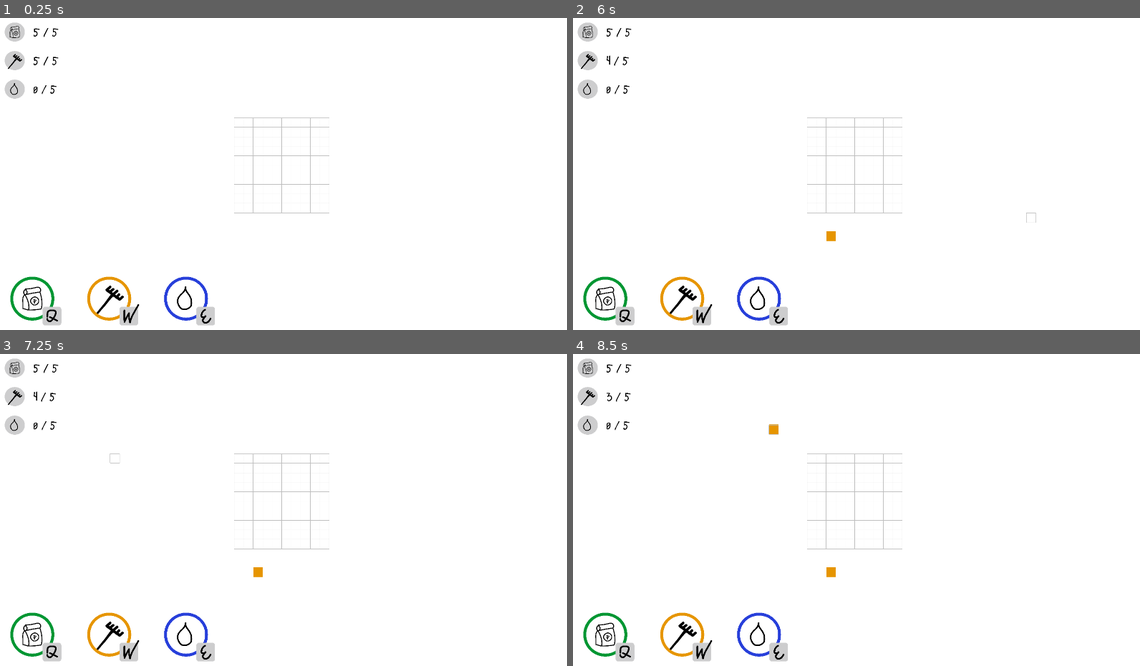
Above: before the commit, frames 1-4 (two rows, left to right).
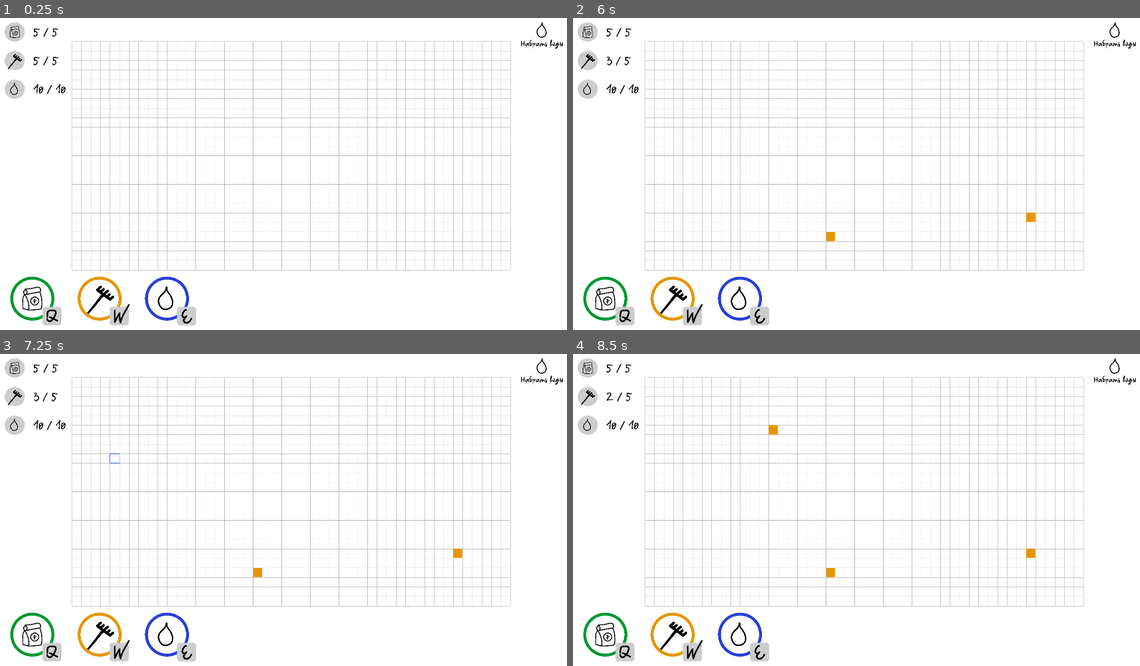
Above: after the commit, the same moments.

Repository: romaiy/gamedev-homework
Game: Godot game, scene res://scenes/main/main.tscn
Same seed, same stepped clock (60 frames per second), same inputs: the game is played once before the commit and once after it.
Inputs (mouse positions are in pixels of both pictures, inside the frame that each line leads up to):
- Up to frame 1 (0.25 s): no input
- Up to frame 2 (6 s): click (1117, 30) at 0.5 s, where only the run after the commit has a clickable "Набрать воды"; click (1117, 30) at 1.25 s, where only the run after the commit has a clickable "Набрать воды"; click (1117, 30) at 2 s, where only the run after the commit has a clickable "Набрать воды"; tap Enter at 2.75, 4.25, 5.75 s; move the mouse to (981, 158) at 2.77 s; press the mouse at (981, 158) at 2.78 s; tap Q (plant) at 3.05, 3.6 s; tap Space at 3.5, 5 s; move the mouse to (743, 189) at 3.52 s; release the mouse at (743, 189) at 3.53 s; tap E (water) at 3.8 s; move the mouse to (913, 102) at 4.27 s; hold E (water) 4.28-5.03 s; tap W (weed) at 4.55, 5.1 s; move the mouse to (828, 236) at 5.02 s; click (828, 236) at 5.3 s; move the mouse to (1026, 220) at 5.77 s; press the mouse at (1026, 220) at 5.78 s
- Up to frame 3 (7.25 s): tap Q (plant) at 6.05, 6.6 s; tap Space at 6.5 s; move the mouse to (107, 460) at 6.52 s; release the mouse at (107, 460) at 6.53 s; tap E (water) at 6.8 s
- Up to frame 4 (8.5 s): move the mouse to (884, 510) at 7.27 s; hold E (water) 7.28-8.03 s; tap W (weed) at 7.55, 8.1 s; move the mouse to (771, 428) at 8.02 s; click (771, 428) at 8.3 s

The runs differ from the first frame. In frame 1, 6.3% of the frame differs, in the area x 5-100%, y 1-99%; in frame 2, 6.4%; in frame 3, 6.4%; in frame 4, 6.5%.

Commit message:
feat: added harves function

Diff:
--- a/scenes/farm/farm.gd
+++ b/scenes/farm/farm.gd
@@ -7,6 +7,7 @@
 var watered_beds = []
 
 signal action_is_done
+signal get_harves
 
 var active_cell_points = null
 
@@ -20,27 +21,29 @@
 	if (weeded_beds.size() or plants_beds.size() or watered_beds.size()):
 		for vector in weeded_beds:
 			draw_rect(
-			Rect2(vector, Main.cell_size),
+			Rect2(vector + Vector2(0, 2), Main.correction_cell_size),
 			Main.action_colors.weed)
 		#for vector in watered_beds:
 			#draw_rect(
 			#Rect2(vector, Main.cell_size),
 			#Main.action_colors.water)
 
-func add_active_cell(cell:Vector2):
+func add_active_cell(cell:Vector2, charges):
 	active_cell_points = Main.cell2pixel(cell)
 
 	match Main.current_action:
-		'plant': add_plant()
-		'weed': add_weed()
-		'water': add_water()
+		'plant': add_plant(charges)
+		'weed': add_weed(charges)
+		'water': add_water(charges)
 
 	queue_redraw()
 
-func add_plant():
+func add_plant(charges):
 	var plants_coords = plants_beds.map(func(plant): return plant.coords)
 
-	if (!plants_coords.has(active_cell_points) and weeded_beds.has(active_cell_points)):
+	if (!plants_coords.has(active_cell_points) and
+		weeded_beds.has(active_cell_points) and
+		charges != 0):
 		var id = IdGenerator.generate_id()
 		var plant = plant_class.new(id, active_cell_points.x, active_cell_points.y)
 
@@ -50,15 +53,38 @@
 
 		action_is_done.emit('plant')
 
-func add_weed():
-	if (!weeded_beds.has(active_cell_points)):
+	elif(plants_coords.has(active_cell_points)):
+		var index = plants_coords.find(active_cell_points)
+		handle_harvest(index)
+
+func handle_harvest(plant_index):
+	var plant = plants_beds[plant_index].plant
+
+	var cycles = plant.get_cycles()
+	var coords = plant.get_coords()
+
+	var weed_index = weeded_beds.find(coords)
+
+	if cycles.total == cycles.current:
+		plant.harvest()
+
+		plants_beds.pop_at(plant_index)
+		weeded_beds.pop_at(weed_index)
+
+		get_harves.emit(2)
+
+
+func add_weed(charges):
+	if (!weeded_beds.has(active_cell_points) and charges != 0):
 		weeded_beds.append(active_cell_points)
 		action_is_done.emit('weed')
 
-func add_water():
+func add_water(charges):
 	var plants_coords = plants_beds.map(func(plant): return plant.coords)
 
-	if (plants_coords.has(active_cell_points)):
+	if (plants_coords.has(active_cell_points) and charges != 0):
 		var index = plants_coords.find(active_cell_points)
 		plants_beds[index].plant.water()
-	action_is_done.emit('water')
+		action_is_done.emit('water')
+	elif charges != 0:
+		action_is_done.emit('water')
--- a/scenes/hud/hud.gd
+++ b/scenes/hud/hud.gd
@@ -1,6 +1,6 @@
 extends CanvasLayer
 
-
+signal get_water
 # Called when the node enters the scene tree for the first time.
 func _ready():
 	 # Replace with function body.
@@ -10,11 +10,15 @@
 func _process(_delta):
 	pass
 
-func update_charges(chargesType: String, charges):
+func update_charges(chargesType: String, charges, max_charges):
 	var node_path = "Header/" + chargesType + "/ChargesCount"
 	var charges_label = get_node(node_path)
-	charges_label.text = str(charges, ' / ', 5)
+	charges_label.text = str(charges, ' / ', max_charges)
 
 
-func _on_user_change_hud(chargesType: String, charges):
-	update_charges(chargesType, charges)
+func _on_user_change_hud(chargesType: String, charges, max_charges):
+	update_charges(chargesType, charges, max_charges)
+
+
+func _on_texture_button_pressed():
+	get_water.emit()
--- a/scenes/hud/hud.tscn
+++ b/scenes/hud/hud.tscn
@@ -9,6 +9,7 @@
 [ext_resource type="FontFile" uid="uid://yyihm3blh2ec" path="res://assets/fonts/Kurochkalapkoi.ttf" id="3_ha6ov"]
 [ext_resource type="Texture2D" uid="uid://c700bvk6xe2rw" path="res://assets/icons/small-weed.png" id="3_yy330"]
 [ext_resource type="Texture2D" uid="uid://dfmi1yb5lnd6c" path="res://assets/icons/small-water.png" id="4_2dq35"]
+[ext_resource type="Texture2D" uid="uid://blmsdl26rhi0c" path="res://assets/icons/get-water.png" id="10_avsf4"]
 
 [node name="Hud" type="CanvasLayer"]
 script = ExtResource("1_wvdvv")
@@ -119,7 +120,7 @@
 vertical_alignment = 1
 
 [node name="weed" type="Node2D" parent="Footer"]
-position = Vector2(258, 2.08165e-12)
+position = Vector2(226, 2.08165e-12)
 scale = Vector2(0.2, 0.2)
 
 [node name="sprite" type="Sprite2D" parent="Footer/weed"]
@@ -153,7 +154,7 @@
 vertical_alignment = 1
 
 [node name="water" type="Node2D" parent="Footer"]
-position = Vector2(516, 2.08165e-12)
+position = Vector2(452, 2.08165e-12)
 scale = Vector2(0.2, 0.2)
 
 [node name="sprite" type="Sprite2D" parent="Footer/water"]
@@ -185,3 +186,35 @@
 text = "E"
 horizontal_alignment = 1
 vertical_alignment = 1
+
+[node name="Aside" type="Control" parent="."]
+layout_mode = 3
+anchors_preset = 1
+anchor_left = 1.0
+anchor_right = 1.0
+offset_left = -40.0
+offset_bottom = 40.0
+grow_horizontal = 0
+
+[node name="Node2D" type="Node2D" parent="Aside"]
+position = Vector2(-95.7367, -10.5135)
+scale = Vector2(0.13, 0.13)
+
+[node name="TextureButton" type="TextureButton" parent="Aside/Node2D"]
+offset_left = -146.949
+offset_top = -14.4066
+offset_right = 933.051
+offset_bottom = 1065.59
+texture_normal = ExtResource("10_avsf4")
+
+[node name="Label" type="Label" parent="Aside/Node2D/TextureButton"]
+offset_left = -11.5255
+offset_top = 703.052
+offset_right = 1728.47
+offset_bottom = 1183.05
+theme_override_colors/font_color = Color(0, 0, 0, 1)
+theme_override_fonts/font = ExtResource("3_ha6ov")
+theme_override_font_sizes/font_size = 250
+text = "Набрать воды"
+
+[connection signal="pressed" from="Aside/Node2D/TextureButton" to="." method="_on_texture_button_pressed"]
--- a/scenes/main/main.gd
+++ b/scenes/main/main.gd
@@ -1,14 +1,16 @@
 extends Node2D
 
-const grid_size = Vector2(320, 320)
+const grid_size = Vector2(1472, 768)
 const cell_size = Vector2(32, 32)
 
-const srv = Vector2(Main.cell_size.x, 0) # screen-right-vector
-const sdv = Vector2(0, Main.cell_size.y)
+const correction_cell_size = cell_size - Vector2(2, 2)
+
+const srv = Vector2(cell_size.x, 0) # screen-right-vector
+const sdv = Vector2(0, cell_size.y)
 
 const cell_amount = Vector2(grid_size.x / cell_size.x, grid_size.y / cell_size.y)
 
-const grid_offset = Vector2(800, 352)
+const grid_offset = Vector2(256, 96)
 
 const action_colors = {
 	'plant': '#009632',
--- a/scenes/main/main.tscn
+++ b/scenes/main/main.tscn
@@ -21,3 +21,5 @@
 [connection signal="user_action_change" from="user" to="grid" method="_on_user_user_action_change"]
 [connection signal="user_clicked" from="user" to="farm" method="add_active_cell"]
 [connection signal="action_is_done" from="farm" to="user" method="_on_farm_action_is_done"]
+[connection signal="get_harves" from="farm" to="user" method="_on_farm_get_harves"]
+[connection signal="get_water" from="Hud" to="user" method="_on_hud_get_water"]
--- a/scenes/plant/plant.gd
+++ b/scenes/plant/plant.gd
@@ -12,6 +12,7 @@
 var current_cycle: int = 0
 var growth_timer: Timer
 var id: int
+var is_harvest: bool
 
 # Конструктор
 func _init(
@@ -22,6 +23,7 @@
 	self.pos_y = pos_y
 	self.growth_cycle_duration = growth_cycle_duration
 	self.total_cycles = total_cycles
+	self.is_harvest = false
 
 	# Создание таймера
 	growth_timer = Timer.new()
@@ -36,8 +38,8 @@
 
 func _draw() -> void:
 	draw_rect(
-		Rect2(Vector2(self.pos_x, self.pos_y), Main.cell_size),
-		Main.growth_cycle_colors[current_cycle]
+		Rect2(Vector2(self.pos_x, self.pos_y) + Vector2(0, 2), Main.correction_cell_size),
+		'#fff' if self.is_harvest else Main.growth_cycle_colors[current_cycle]
 	)
 
 # Обработчик таймера
@@ -60,5 +62,12 @@
 	else:
 		print("Plant does not need more water")
 
+func harvest():
+	self.is_harvest = true
+	queue_redraw()
+
 func get_cycles():
 	return {'current': current_cycle, 'total': self.total_cycles}
+
+func  get_coords():
+	return Vector2(self.pos_x, self.pos_y)
--- a/scenes/user/user.gd
+++ b/scenes/user/user.gd
@@ -12,9 +12,13 @@
 var max_plant_charges = 5
 var current_plant_charges = max_plant_charges
 
+var max_water_charges = 10
+var current_water_charges = max_water_charges
+
 func _ready():
-	change_hud.emit('weed', current_weed_charges)
-	change_hud.emit('plant', current_plant_charges)
+	change_hud.emit('weed', current_weed_charges, max_weed_charges)
+	change_hud.emit('plant', current_plant_charges, max_plant_charges)
+	change_hud.emit('water', current_water_charges, max_water_charges)
 
 func _process(_delta):
 	if Input.is_action_pressed("plant"):
@@ -35,37 +39,52 @@
 
 	elif Input.is_action_pressed("left_mouse_down"):
 		if "position" in event:
-			handleButtonClick(event.position)
+			handle_button_click(event.position)
 
-func handleButtonClick(pos: Vector2):
+func handle_button_click(pos: Vector2):
 	var x = floor(pos.x/Main.cell_size.x)
 	var y = floor(pos.y/Main.cell_size.y)
 
 	match Main.current_action:
-		'plant': handlePlant(Vector2(x, y))
-		'weed': handleWeed(Vector2(x, y))
-		'water': handleWater(Vector2(x, y))
+		'plant': handle_plant(Vector2(x, y))
+		'weed': handle_weed(Vector2(x, y))
+		'water': handle_water(Vector2(x, y))
 
-func handlePlant(pos: Vector2):
-	if current_plant_charges == 0: return
-	user_clicked.emit(pos)
+func handle_plant(pos: Vector2):
+	user_clicked.emit(pos, current_plant_charges)
 
-func handleWeed(pos: Vector2):
-	if current_weed_charges == 0: return
-	user_clicked.emit(pos)
+func handle_weed(pos: Vector2):
+	user_clicked.emit(pos, current_weed_charges)
 
-func handleWater(pos: Vector2):
-	user_clicked.emit(pos)
+func handle_water(pos: Vector2):
+	user_clicked.emit(pos, current_water_charges)
 
-func weed_charge_change():
-	current_weed_charges -= 1
-	# $WeedRechargeTimer.start()
-	change_hud.emit('weed', current_weed_charges)
+func weed_charge_change(current_charges):
+	if (current_charges > 0):
+		max_weed_charges += 1
 
-func plant_charge_change():
-	current_plant_charges -= 1
-	# $WeedRechargeTimer.start()
-	change_hud.emit('plant', current_plant_charges)
+	if (current_weed_charges + current_charges > max_weed_charges):
+		current_weed_charges += max_weed_charges - current_weed_charges
+	else:
+		current_weed_charges += current_charges
+
+	change_hud.emit('weed', current_weed_charges, max_weed_charges)
+
+func plant_charge_change(current_charges):
+	if (current_charges > 0):
+		max_plant_charges += 1
+
+	if (current_plant_charges + current_charges > max_plant_charges):
+		current_plant_charges += max_plant_charges - current_plant_charges
+	else:
+		current_plant_charges += current_charges
+
+	change_hud.emit('plant', current_plant_charges, max_plant_charges)
+
+func water_charge_change(current_charges):
+	current_water_charges += current_charges
+
+	change_hud.emit('water', current_water_charges, max_water_charges)
 
 func _on_weed_recharge_timer_timeout():
 	current_weed_charges += 1
@@ -76,5 +95,16 @@
 
 func _on_farm_action_is_done(action_type):
 	match action_type:
-		'weed': weed_charge_change()
-		'plant': plant_charge_change()
+		'weed': weed_charge_change(-1)
+		'plant': plant_charge_change(-1)
+		'water': water_charge_change(-1)
+
+
+func _on_farm_get_harves(harvest_count):
+	plant_charge_change(harvest_count)
+	weed_charge_change(harvest_count)
+
+
+func _on_hud_get_water():
+	current_water_charges = 10
+	change_hud.emit('water', current_water_charges, max_water_charges)
Binary file added: assets/icons/get-water.png
Not shown, changed: assets/icons/get-water.png.import
Binary file removed: assets/plant.png
Not shown, removed: assets/plant.png.import
Binary file removed: assets/water.png
Binary file removed: assets/weed.png
Not shown, removed: assets/weed.png.import
Not shown: 1 places in scenes/hud/hud.tscn that only renumber resources
